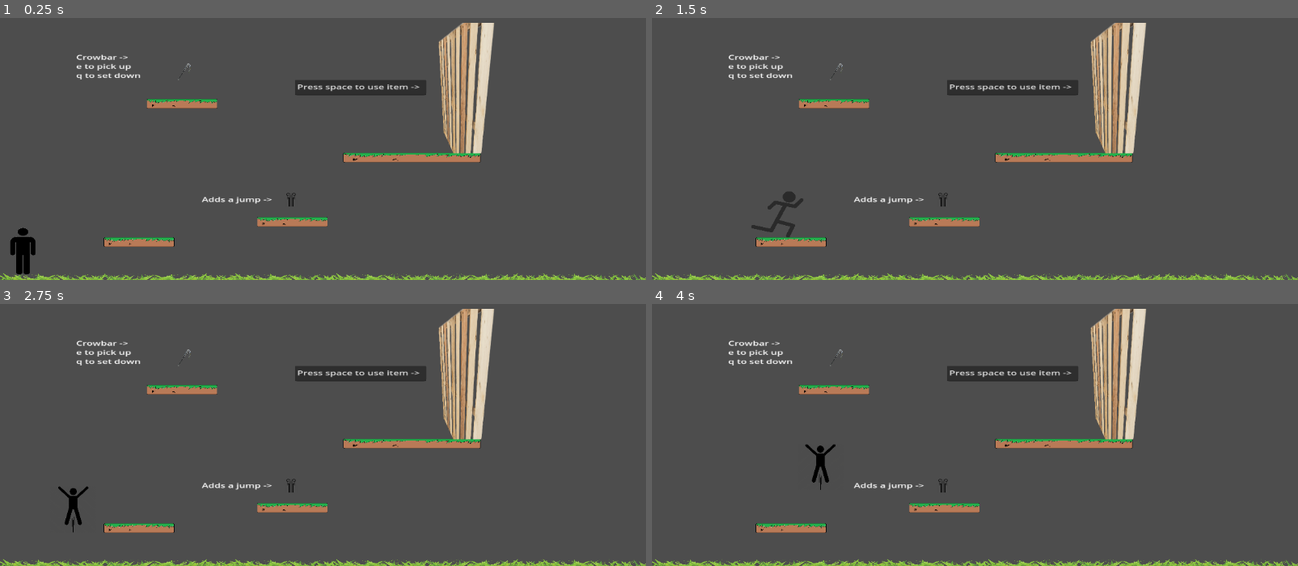
Above: before the commit, frames 1-4 (two rows, left to right).
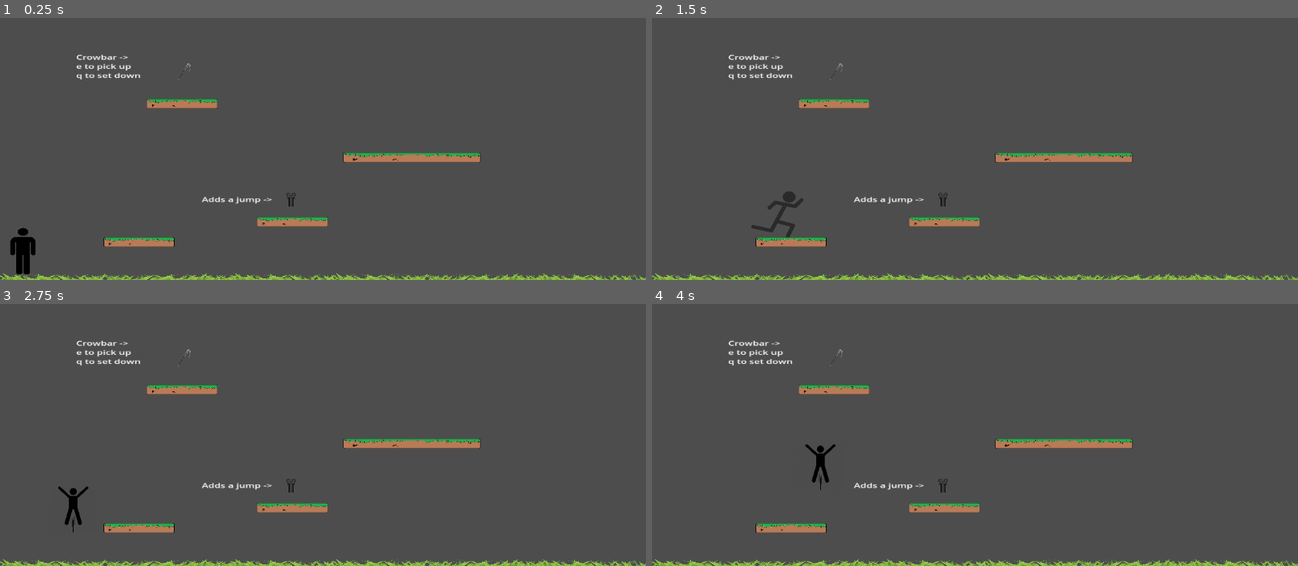
Above: after the commit, the same moments.

Repository: DaBigRed/Hint
Game: Godot game, scene res://Intro.tscn
Two runs of this game, one before a commit and one after it. Both use one fixed random seed, a clock stepped at 60 frames per second and the inputs below.
Inputs:
- Up to frame 1 (0.25 s): no input
- Up to frame 2 (1.5 s): tap Enter at 0.5 s; hold D (right) from 0.53 s (still down); tap Space (use) at 0.6 s; tap Up (jump) at 0.77 s; tap E (pickup) at 1.35 s
- Up to frame 3 (2.75 s): tap Up (jump) at 1.52 s; tap Space (use) at 1.55, 2.3 s; release D (right) at 2.03 s; hold A (left) from 2.03 s (still down); hold Shift (shift) from 2.03 s (still down)
- Up to frame 4 (4 s): release A (left) at 2.78 s; release Shift (shift) at 2.78 s; hold D (right) from 2.78 s (still down); tap Space (use) at 2.85, 3.6 s; tap Up (jump) at 3.02, 3.77 s

The runs differ from the first frame. In frame 1, 4.0% of the frame differs, in the area x 45-77%, y 1-52%; in frame 2, 4.0%; in frame 3, 4.0%; in frame 4, 4.0%.

Commit message:
trying to make the crowbar work
ugh

Diff:
--- a/Char.gd
+++ b/Char.gd
@@ -15,6 +15,7 @@
 var jumps_left: int
 var have_item = false
 var item_type = ""
+signal item()
 
 
 func _ready():
@@ -103,3 +104,9 @@
 			"Crowbar":
 				have_item = true
 				item_type = "Crowbar"
+
+
+
+func _on_wood_near_break() -> void:
+	if have_item == true:
+		item.emit(item_type)
--- a/Intro.tscn
+++ b/Intro.tscn
@@ -13,6 +13,7 @@
 [ext_resource type="Texture2D" uid="uid://6g7iv8bigtb1" path="res://crowbar.png" id="11_myufv"]
 [ext_resource type="Texture2D" uid="uid://kcnx2rgsn5ty" path="res://wood.png" id="12_y6kga"]
 [ext_resource type="Script" path="res://area_2d.gd" id="13_k4fcv"]
+[ext_resource type="Script" path="res://wood.gd" id="14_k6gc4"]
 
 [sub_resource type="RectangleShape2D" id="RectangleShape2D_idxln"]
 size = Vector2(44.6756, 118.915)
@@ -200,6 +201,8 @@
 texture = ExtResource("11_myufv")
 
 [node name="Area2D" type="StaticBody2D" parent="."]
+visible = false
+script = ExtResource("13_k4fcv")
 
 [node name="Wood" type="Sprite2D" parent="Area2D"]
 position = Vector2(234.318, -26.1457)
@@ -218,12 +221,15 @@
 text = "Press space to use item ->"
 
 [node name="wood" type="Area2D" parent="Area2D"]
-script = ExtResource("13_k4fcv")
+script = ExtResource("14_k6gc4")
 
 [node name="CollisionShape2D" type="CollisionShape2D" parent="Area2D/wood"]
 position = Vector2(170.496, 92.0174)
 shape = SubResource("RectangleShape2D_jqr3a")
 
+[connection signal="item" from="Char" to="Area2D/wood" method="_on_char_item"]
 [connection signal="collected" from="Double_Jump" to="Char" method="_on_power_up_collected"]
 [connection signal="collected" from="Crowbar" to="Char" method="_on_item_collected"]
 [connection signal="collected" from="Crowbar" to="Area2D/wood" method="_on_crowbar_collected"]
+[connection signal="broken" from="Area2D/wood" to="Area2D" method="_on_wood_broken"]
+[connection signal="near_break" from="Area2D/wood" to="Char" method="_on_wood_near_break"]
--- a/area_2d.gd
+++ b/area_2d.gd
@@ -1,20 +1,15 @@
-extends Area2D
+extends StaticBody2D
 
-signal broken()
 
-var player_in_area: bool = false
+# Called when the node enters the scene tree for the first time.
+func _ready() -> void:
+	pass # Replace with function body.
 
-func _ready():
-	connect("body_entered", _on_body_entered)
-	connect("body_exited", _on_body_exited)
 
-func _on_body_entered(_body):
-	player_in_area = true
+# Called every frame. 'delta' is the elapsed time since the previous frame.
+func _process(delta: float) -> void:
+	pass
 
-func _on_body_exited(_body):
-	player_in_area = false
 
-func _process(_delta):
-	if player_in_area and Input.is_action_just_pressed("use"):
-		broken.emit(true)
-		queue_free()
+func _on_wood_broken() -> void:
+	queue_free
--- /dev/null
+++ b/wood.gd
@@ -0,0 +1,28 @@
+extends Area2D
+
+signal broken()
+signal near_break()
+
+var player_in_area: bool = false
+var have_item = ""
+
+func _ready():
+	connect("body_entered", _on_body_entered)
+	connect("body_exited", _on_body_exited)
+
+func _on_body_entered(_body):
+	player_in_area = true
+
+func _on_body_exited(_body):
+	player_in_area = false
+
+func _process(_delta):
+	if player_in_area and Input.is_action_just_pressed("use"):
+		near_break.emit(true)
+		if have_item == "Crowbar":
+			broken.emit(true)
+
+
+func _on_char_item(item) -> void:
+	print(item)
+	have_item = item
Not shown: 1 places in Intro.tscn that only renumber resources
